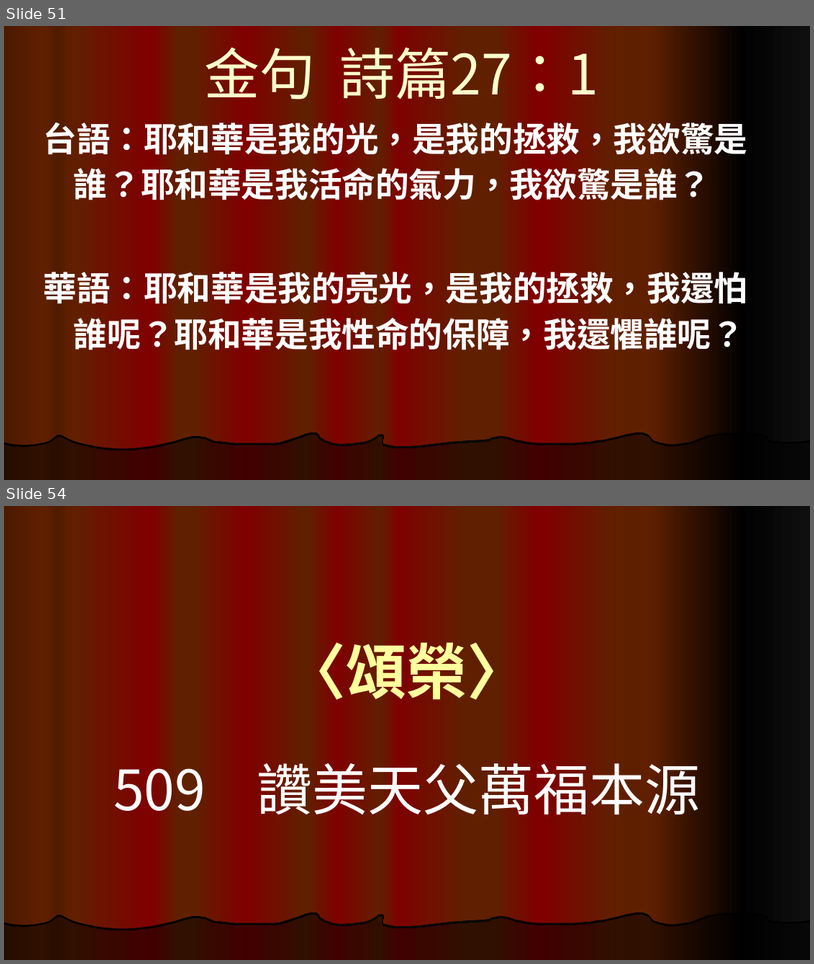
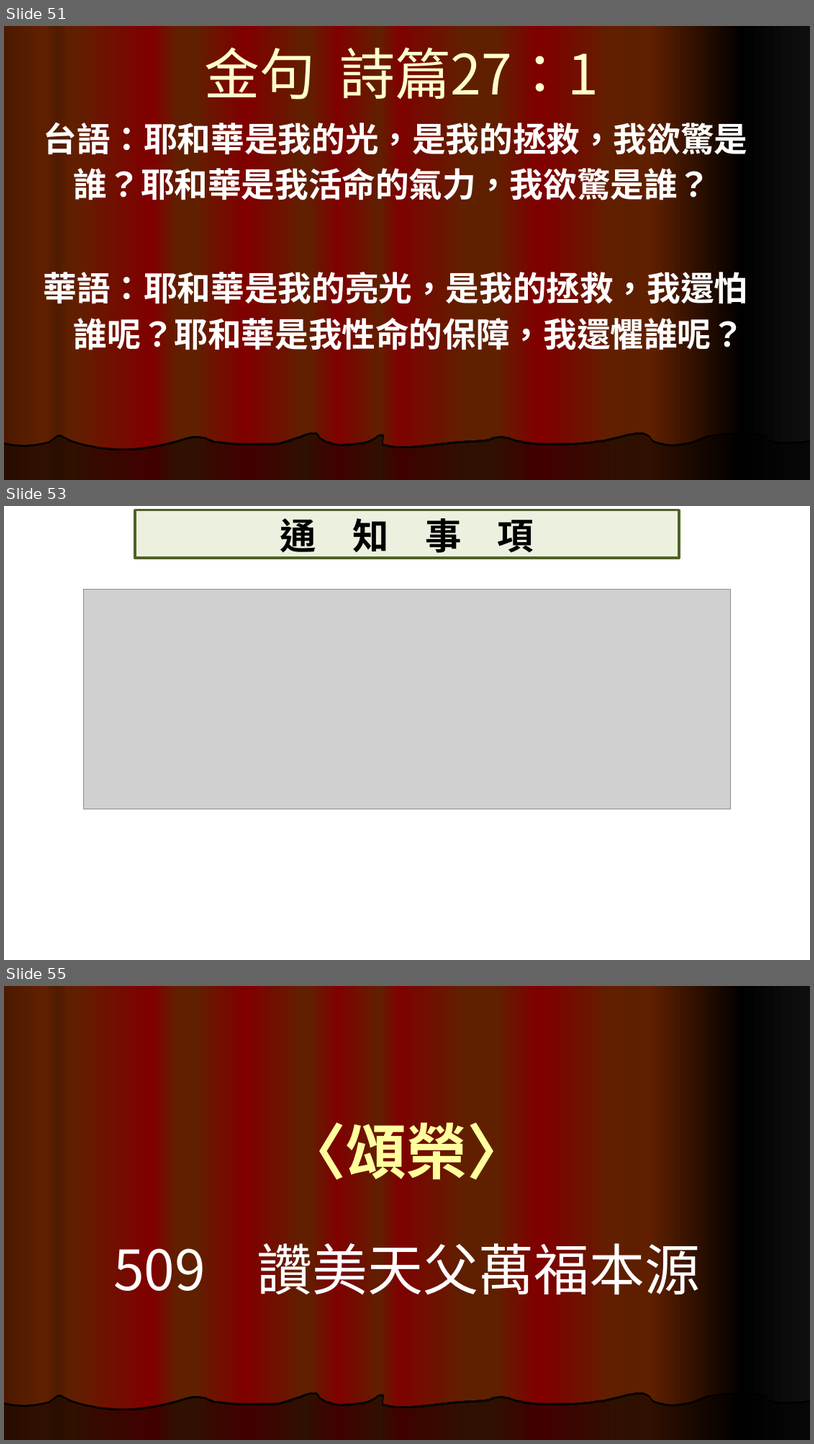
Before and after one commit to bark-train-dog/PCT_Sintai-Church, a slide deck: 20220814禮拜.pptx. Shown one above the other, each under a label of ours: slides 51 and 54 before the commit, slides 51, 53 and 55 after it; the slides between them are not shown. The pictures are 814x964 and 814x1444 pixels, drawn with LibreOffice and Linux fonts; fonts in the diff are those of the drawing; grey boxes stand for pictures; background and template pictures are left out. Boxes give left, top, right and bottom in pixels: in the first picture for what was removed or moved away, otherwise in the second. Text is boxed around its words. In the diff, an @@ line names an element or a change of style, - is before the commit and + after.

```diff
--- a/20220814禮拜.pptx
+++ b/20220814禮拜.pptx
@@ slide 53 added at [4,506,810,960], background #FFFFFF @@
@@ title added at [135,510,680,558], fill #EBF1DE, outline #4F6228 3 pt, 43.2 pt, text #000000, bold @@
+通 知 事 項
@@ picture added at [83,590,731,808] @@
@@ what was slide 54 is now slide 55 @@
```
Also in this commit, not shown: 4 slides changed.
